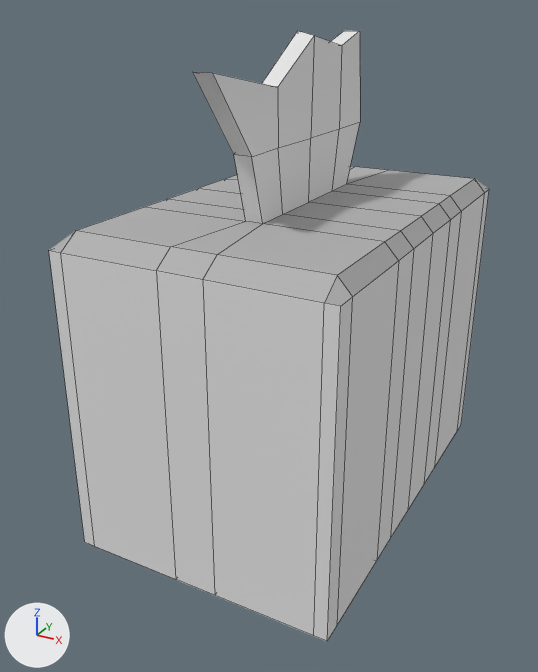
The FBX model Assets/3DModels/Props/dispenser.fbx: old version first, new version second.
The view is the same before and after, from a 50 mm lens placed at (0.19, -0.383, 0.292), pointed at (-0.01, -0.021, 0.111). The axes (+X, +Y, +Z) are drawn at lower left. The lights are the same throughout. Mesh edges are drawn as thin lines.
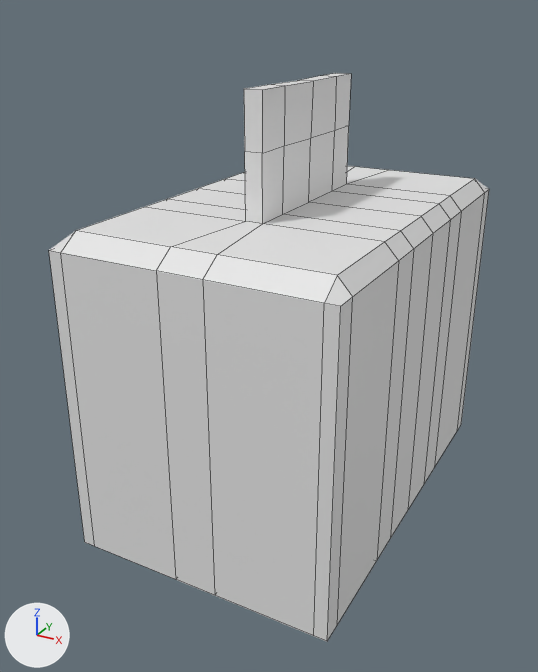
Commit message: changes to dispenser

The change, as a list of edits to the scene's bpy script:
```text
Change me_cube:
    used by ob_cube; location = (0.0, 0.0, 0.0912)
    before: 100 (0.005, -0.038, 0.165) at pixel (277, 87), 101 (-0.005, -0.038, 0.165), 124 (0.005, -0.038, 0.135) at pixel (278, 147)
    remove me_cube.from_pydata(...)  # 128 vertices, 126 faces; spans x -0.079..0.079, y -0.122..0.122, z -0.09..0.19
    remove me_cube.materials.append(mat_material_003)  # white #e7e7e7
    add me_cube.from_pydata(...)  # 128 vertices, 126 faces; spans x -0.079..0.079, y -0.122..0.122, z -0.09..0.165
    me_cube part 1
    add for i in [100, 101, 124]: me_cube.vertices[i].co += Vector((0.0, 0.007, 0.0))
    me_cube.vertices[72].co: (-0.005, 0.065, 0.189) -> (-0.005, 0.055, 0.165)  # pixel (344, 30) -> pixel (335, 73)
    me_cube.vertices[73].co: (0.005, 0.065, 0.189) -> (0.005, 0.055, 0.165)  # pixel (359, 30) -> pixel (351, 73)
    me_cube.vertices[74].co: (-0.005, -0.098, 0.176) -> (-0.005, -0.054, 0.165)  # pixel (192, 71) -> pixel (243, 88)
    me_cube.vertices[75].co: (0.005, -0.098, 0.176) -> (0.005, -0.054, 0.165)  # pixel (212, 72) -> pixel (262, 89)
    me_cube.vertices[88].co: (0.005, 0.039, 0.181) -> (0.005, 0.033, 0.165)  # pixel (341, 45) -> pixel (336, 76)
    me_cube.vertices[89].co: (-0.005, 0.039, 0.181) -> (-0.005, 0.033, 0.165)  # not seen -> pixel (320, 75)
    me_cube.vertices[116].co: (0.006, 0.0, 0.188) -> (0.006, 0.0, 0.165)  # pixel (314, 35) -> pixel (313, 81)
    me_cube.vertices[117].co: (-0.004, 0.0, 0.19) -> (-0.004, 0.0, 0.165)  # pixel (297, 30) -> pixel (297, 80)
    me_cube.vertices[118].co: (0.005, -0.065, 0.135) -> (0.005, -0.054, 0.135)  # pixel (251, 156) -> pixel (262, 153)
    me_cube.vertices[119].co: (-0.005, -0.065, 0.135) -> (-0.005, -0.054, 0.135)  # pixel (233, 154) -> pixel (244, 151)
    me_cube.vertices[120].co: (-0.005, 0.072, 0.135) -> (-0.005, 0.055, 0.135)
    me_cube.vertices[121].co: (0.005, 0.072, 0.135) -> (0.005, 0.055, 0.135)  # pixel (360, 122) -> pixel (348, 125)
    me_cube.vertices[122].co: (0.005, 0.039, 0.135) -> (0.005, 0.033, 0.135)  # pixel (339, 129) -> pixel (334, 130)
    me_cube.vertices[123].co: (-0.007, 0.039, 0.136) -> (-0.007, 0.033, 0.136)
    me_cube.vertices[125].co: (-0.006, -0.043, 0.143) -> (-0.006, -0.032, 0.135)
    me_cube part 2: its shading normals changed
    me_cube part 3: all 36 faces that had it switch from mat_material_004 (grey #b1b1b1) to no material
```

Location of each change, [x1, y1, x2, y2] in pixels of the pictures (538 x 672 px; the box of a moved part takes in the faces that stretch with it):
'Cube', reshaped (7% shorter): before [49, 30, 489, 641]; after [49, 73, 489, 641]
part 1 of me_cube, moved or reshaped: before [193, 30, 360, 224]; after [244, 73, 351, 224]
part 3 of me_cube, recoloured (grey to white): [50, 166, 489, 306] in both
